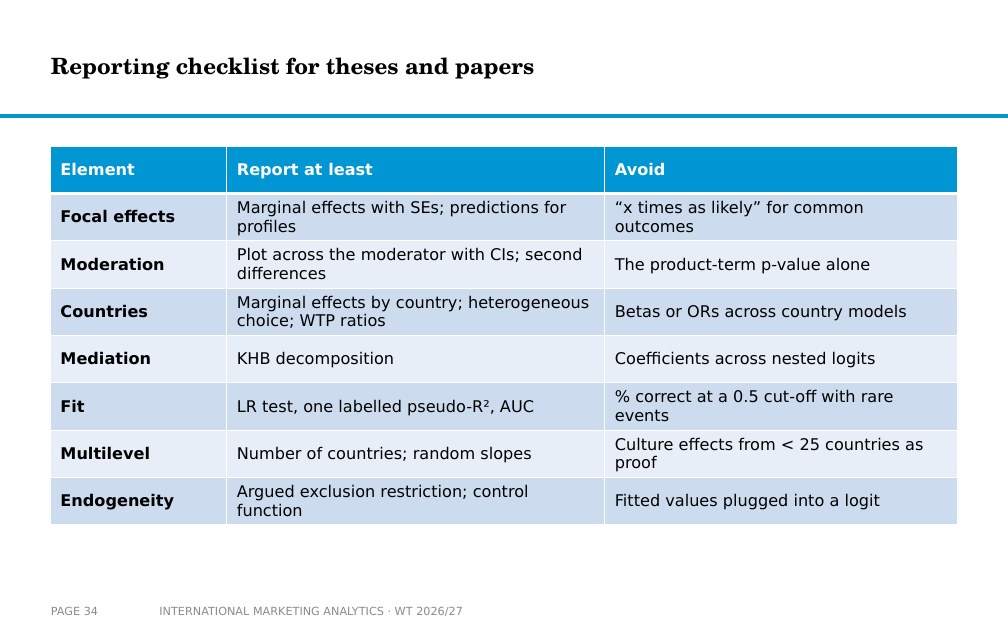
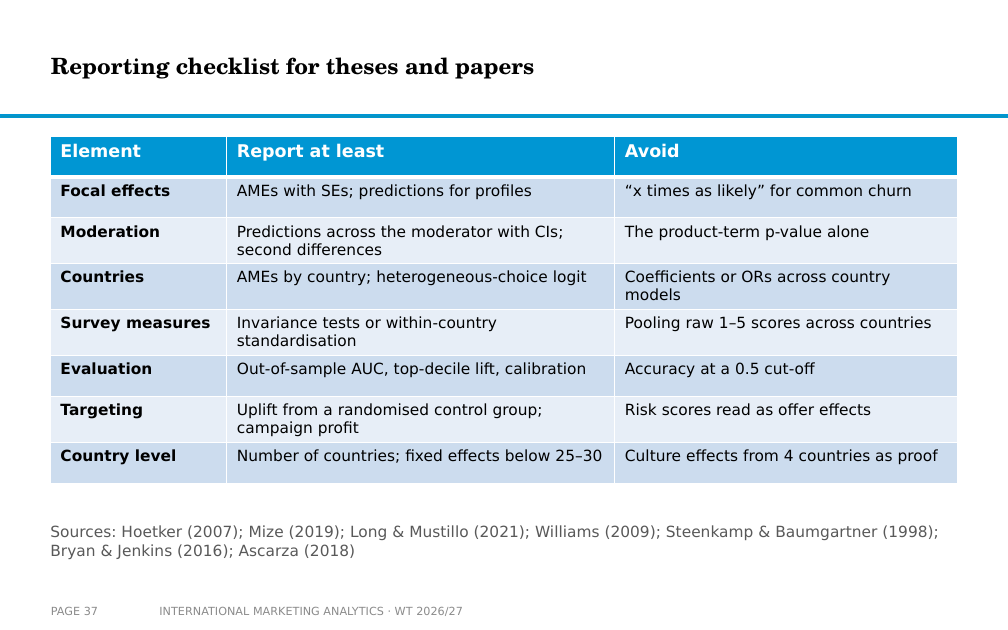
Before and after one commit to arnefloh-wu/international-marketing-analytics-teaching, a slide deck: slide 37 of slides/logistic-regression-in-international-marketing_WT26-27.pptx (slide 34 before the commit). Drawn at 1008x630 pixels with LibreOffice and Linux fonts; fonts in the diff are those of the drawing; background and template pictures are left out. Boxes give left, top, right and bottom in pixels: in the first picture for what was removed or moved away, otherwise in the second. Text is boxed around its words. In the diff, an @@ line names an element or a change of style, - is before the commit and + after.

```diff
--- a/slides/logistic-regression-in-international-marketing_WT26-27.pptx
+++ b/slides/logistic-regression-in-international-marketing_WT26-27.pptx
@@ table at [50,136,958,469] @@
-row 2, column 2: Marginal effects with SEs; predictions for profiles
+row 2, column 2: AMEs with SEs; predictions for profiles
-row 2, column 3: “x times as likely” for common outcomes
+row 2, column 3: “x times as likely” for common churn
-row 3, column 2: Plot across the moderator with CIs; second differences
+row 3, column 2: Predictions across the moderator with CIs; second differences
-row 4, column 2: Marginal effects by country; heterogeneous choice; WTP ratios
+row 4, column 2: AMEs by country; heterogeneous-choice logit
-row 4, column 3: Betas or ORs across country models
+row 4, column 3: Coefficients or ORs across country models
-row 5: Mediation | KHB decomposition | Coefficients across nested logits
+row 5: Survey measures | Invariance tests or within-country standardisation | Pooling raw 1–5 scores across countries
-row 6: Fit | LR test, one labelled pseudo-R², AUC | % correct at a 0.5 cut-off with rare events
+row 6: Evaluation | Out-of-sample AUC, top-decile lift, calibration | Accuracy at a 0.5 cut-off
-row 7: Multilevel | Number of countries; random slopes | Culture effects from < 25 countries as proof
+row 7: Targeting | Uplift from a randomised control group; campaign profit | Risk scores read as offer effects
-row 8: Endogeneity | Argued exclusion restriction; control function | Fitted values plugged into a logit
+row 8: Country level | Number of countries; fixed effects below 25–30 | Culture effects from 4 countries as proof
@@ size 11.5 to 12.5 pt in "Element", "Report at least", "Avoid" @@
@@ size 11.5 to 11 pt in "Focal effects", "Moderation", "The product-term p-value alone", "Countries" @@
@@ table: place and size @@
-table at [50,146,958,525]
+table at [50,136,958,469]
@@ text added at [50,525,938,559], 11 pt, text #595959 @@
+Sources: Hoetker (2007); Mize (2019); Long & Mustillo (2021); Williams (2009); Steenkamp & Baumgartner (1998); Bryan & Jenkins (2016); Ascarza (2018)
@@ page number at [51,607,98,615]: text changed @@
-PAGE 34
+PAGE 37
```
Also in this commit, not shown: 20 other slides changed, 36 slides added, 21 slides removed, 5 other files.
